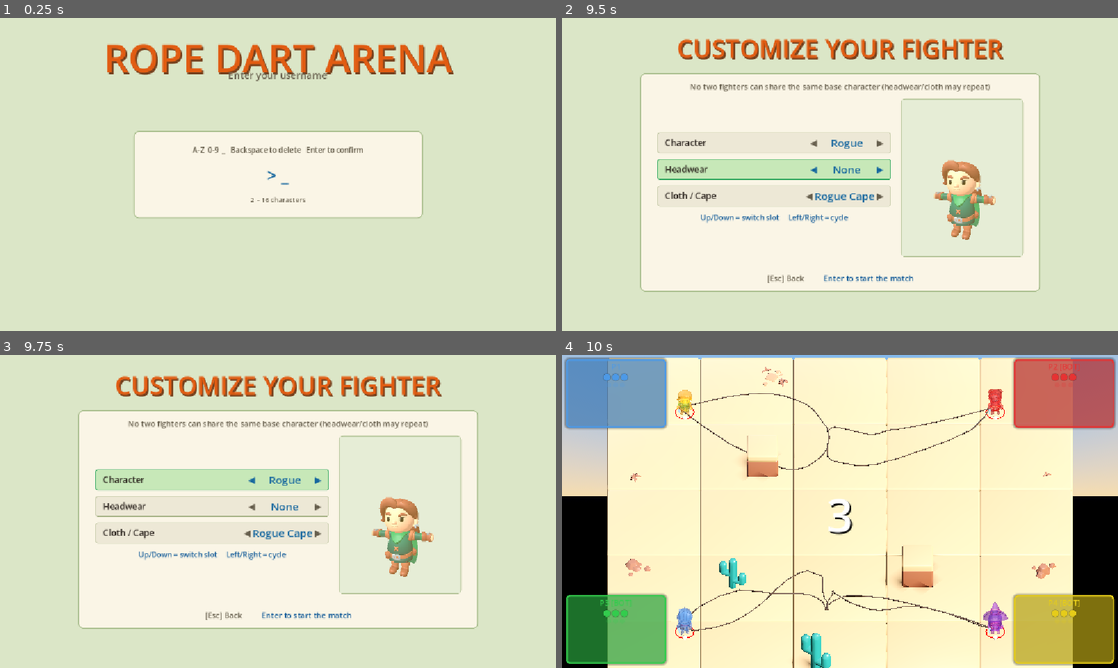
Above: before the commit, frames 1-4 (two rows, left to right).
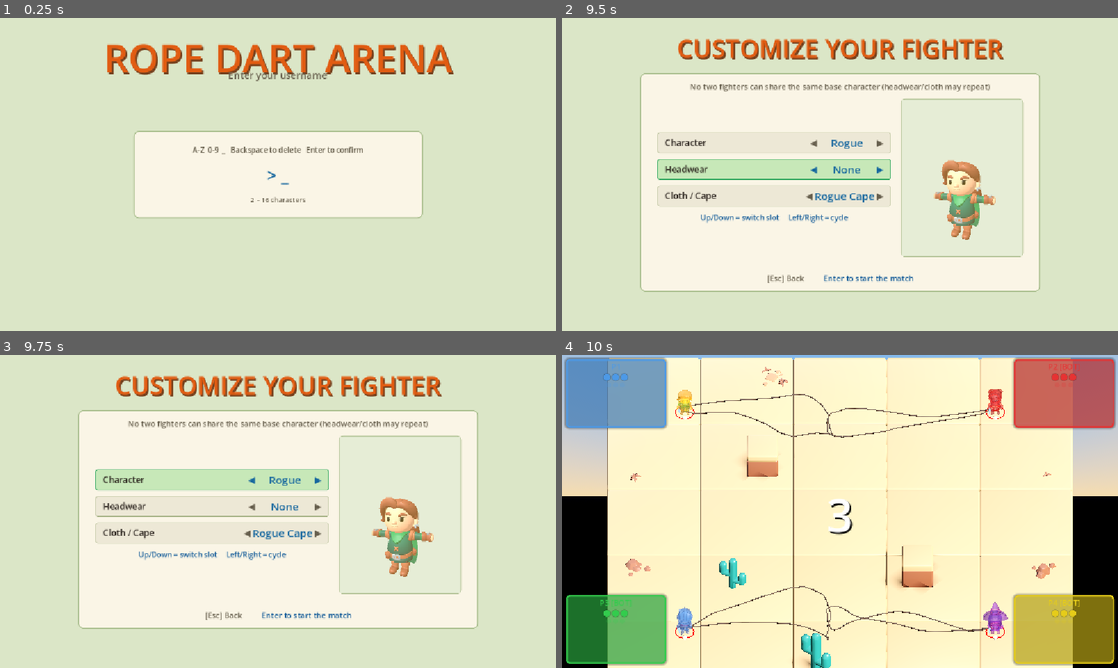
Above: after the commit, the same moments.

Repository: haotsai101/ropedart-arena
Game: Godot game, scene res://scenes/lobby.tscn
Two runs of this game, one before a commit and one after it. Both use one fixed random seed, a clock stepped at 60 frames per second and the inputs below.
Inputs (mouse positions are in pixels of both pictures, inside the frame that each line leads up to):
- Up to frame 1 (0.25 s): no input
- Up to frame 2 (9.5 s): tap Enter (ui_accept) at 0.5, 0.77, 2, 3.5, 3.77, 4.25, 5, 5.75, 6.77 s; move the mouse to (962, 158) at 0.52 s; hold Right (ui_right) 0.53-1.25 s; tap B at 0.6, 6.6 s; click (962, 158) at 0.67 s; drag from (728, 190) to (812, 237) at 1.27 s; move the mouse to (895, 105) at 2.02 s; hold Right (ui_right) 2.03-2.75 s; tap R at 2.1, 8.1 s; drag from (812, 237) to (673, 127) at 2.77 s; move the mouse to (1006, 221) at 3.52 s; hold Left (ui_left) 3.53-4.25 s; tap Backspace at 3.6 s; drag from (673, 127) to (756, 96) at 4.27 s; move the mouse to (867, 174) at 5.02 s; hold Down (ui_down) 5.03-5.75 s; hold Shift 5.03-5.75 s; click (867, 174) at 5.17 s; drag from (756, 96) to (728, 190) at 5.77 s; move the mouse to (962, 158) at 6.52 s; hold Up (ui_up) 6.53-7.25 s; drag from (728, 190) to (812, 237) at 7.27 s; move the mouse to (895, 105) at 8.02 s; hold Down (ui_down) 8.03-8.75 s; drag from (812, 237) to (673, 127) at 8.77 s
- Up to frame 3 (9.75 s): move the mouse to (444, 558) at 9.52 s; hold Up (ui_up) from 9.53 s (still down); tap Backspace at 9.6 s; click (444, 558) at 9.67 s
- Up to frame 4 (10 s): keep holding Up (ui_up); tap Enter (ui_accept) at 9.77 s

Frames 1-3 are identical in both runs. In frame 4, 1.6% of the frame differs, in the area x 21-77%, y 12-92%.

Commit message:
fix: adapt ROUND 24 teleport-drag chain reset to standing (damped) rope architecture after reverting ROUND 22's rejected experiment
ROUND 24's _reset_rope_chain_to_hand()/_rebuild_rope_joints() were built on
top of ROUND 22's free-drag-tip experiment (never merged to main -- real,
measured multi-test regressions). The prior commit reverted ROUND 22 cleanly,
but left _reset_rope_chain_to_hand()'s tip-anchor handling referencing
ROUND 22's freeze-toggle/free-drag semantics, which no longer apply once the
tip anchor is back to being permanently kinematic (_make_rope_anchor_body()).

Replaces the dead is_thrown/freeze branch with a single unconditional
_reset_rope_body_state() call to _get_rope_tip_target(), mirroring exactly
how _spawn_physics_rope() already places a brand-new chain's own tip anchor.

Full test suite re-run headless after the change: primary reproduction
(test_teleport_chain_drag_penetration.gd) still 0.0000, confirming the fix
works correctly against the adapted architecture. Every other suite result
matches or improves on ROUND 24's own recorded baseline -- no regressions
attributable to this change. Notably, test_real_game_loop_penetration_audit.gd's
real-gameplay corner-wrap penetration dropped an order of magnitude
(0.64-0.94 -> 0.02-0.04) now that ROUND 22's damping removal is gone, and
test_repeated_respawn_soak.gd's residual movement-triggered failure is shown
to be independent of ROUND 22 (persists identically without it) -- correcting
ROUND 24's own speculative attribution. See CLAUDE.md's ROUND 25 entry for
full numbers.

Co-Authored-By: Claude Sonnet 5 <noreply@anthropic.com>
Claude-Session: https://claude.ai/code/session_019aCxs6gZU2bEG9ijQUiYXu

Diff:
--- a/scripts/player.gd
+++ b/scripts/player.gd
@@ -1924,10 +1924,25 @@
 	## game_manager.gd's start_round() is the only caller of reset_for_round()
 	## in both local and online flow, so there is no third path).
 	##
-	## Without this, the chain's ROPE_PHYSICS_SEGMENTS dynamic segments (and,
-	## while idle, the dynamic tip body -- see _make_rope_tip_body()) are real,
-	## independent RigidBody3D physics bodies that stay exactly wherever they
-	## physically were at the moment of the teleport (built once in _ready(),
+	## POST-ROUND-22-REVERT NOTE (2026-07-30): this function was originally
+	## written against ROUND 22's free-drag-tip architecture
+	## (_make_rope_tip_body(), a tip anchor that unfreezes into a dynamic
+	## body while idle). ROUND 22 was reverted (never merged to main; real,
+	## measured multi-test regressions -- see that round's own CLAUDE.md
+	## entry) so this function has been adapted back to the standing
+	## architecture: _physics_rope_tip_anchor is ALWAYS a kinematic
+	## _make_rope_anchor_body(), driven every tick by
+	## _update_physics_rope_anchors() to _get_rope_tip_target() (the dart's
+	## live pommel position while thrown, the hand's own position while idle
+	## -- see that function's own doc comment). There is no freeze-state to
+	## manage here any more; resetting the tip anchor is exactly as simple as
+	## resetting the hand anchor, just to a different point. See the tip-anchor
+	## handling below (adapted from ROUND 24's original is_thrown/freeze
+	## branch, which no longer applies).
+	##
+	## Without this, the chain's ROPE_PHYSICS_SEGMENTS dynamic segments are
+	## real, independent RigidBody3D physics bodies that stay exactly wherever
+	## they physically were at the moment of the teleport (built once in _ready(),
 	## never rebuilt -- see _spawn_physics_rope()'s own doc comment, "the
 	## chain is persistent for the whole lifetime of a player node"). Only the
 	## chain's kinematic HAND anchor gets corrected every tick (see
@@ -2030,26 +2045,16 @@
 		_reset_rope_body_state(seg, Transform3D(seg_basis, seg_center))
 
 	if _physics_rope_tip_anchor != null:
-		var is_thrown: bool = dart != null and is_instance_valid(dart)
-		if is_thrown:
-			# Only reachable if a future caller invokes this mid-throw --
-			# neither of today's two call sites can (reset_for_round() clears
-			# dart before calling this; _respawn() only ever fires after
-			# kill() already cleared dart, synchronously, well before the
-			# respawn timer). Leave the tip anchor's own kinematic tracking
-			# alone in that case -- _update_physics_rope_anchors() keeps
-			# driving it to the dart's own (unteleported) real position next
-			# tick as usual, same as it already does every other tick.
-			pass
-		else:
-			if _physics_rope_tip_anchor.freeze:
-				# Mirrors _update_physics_rope_anchors()'s own idle-transition
-				# unfreeze -- a teleport with no dart out should leave the tip
-				# in the same free-dragging dynamic state a normal idle tick
-				# would, not stuck kinematic.
-				_physics_rope_tip_anchor.freeze = false
-			var tip_center: Vector3 = hand_pos + span_dir * (float(ROPE_PHYSICS_SEGMENTS) * spacing)
-			_reset_rope_body_state(_physics_rope_tip_anchor, Transform3D(seg_basis, tip_center))
+		# Standing architecture (post-ROUND-22-revert): the tip anchor is
+		# ALWAYS kinematic, driven every tick by _update_physics_rope_anchors()
+		# to _get_rope_tip_target() regardless of thrown/idle state -- so
+		# resetting it here to that same tip_target (already computed above,
+		# identically to what _spawn_physics_rope() does for a brand new
+		# chain's own tip placement) is correct in both cases: while thrown it
+		# snaps to the dart's real (unteleported) position instead of lagging
+		# a tick behind; while idle it snaps to the hand, matching the bunch
+		# the dynamic segments above were just reset into.
+		_reset_rope_body_state(_physics_rope_tip_anchor, Transform3D(Basis.IDENTITY, tip_target))
 
 	_rebuild_rope_joints()
 
Not shown, changed: CLAUDE.md
